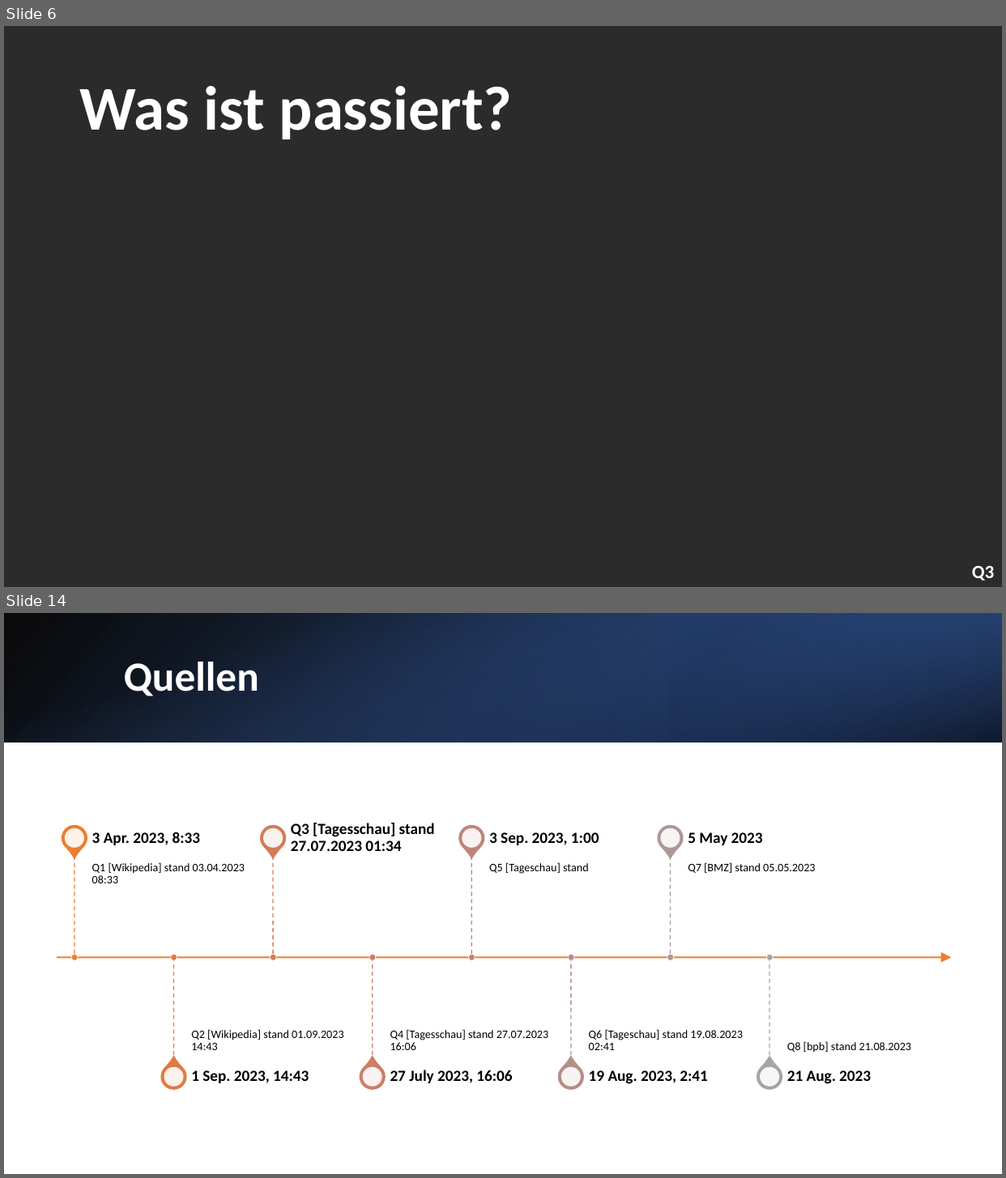
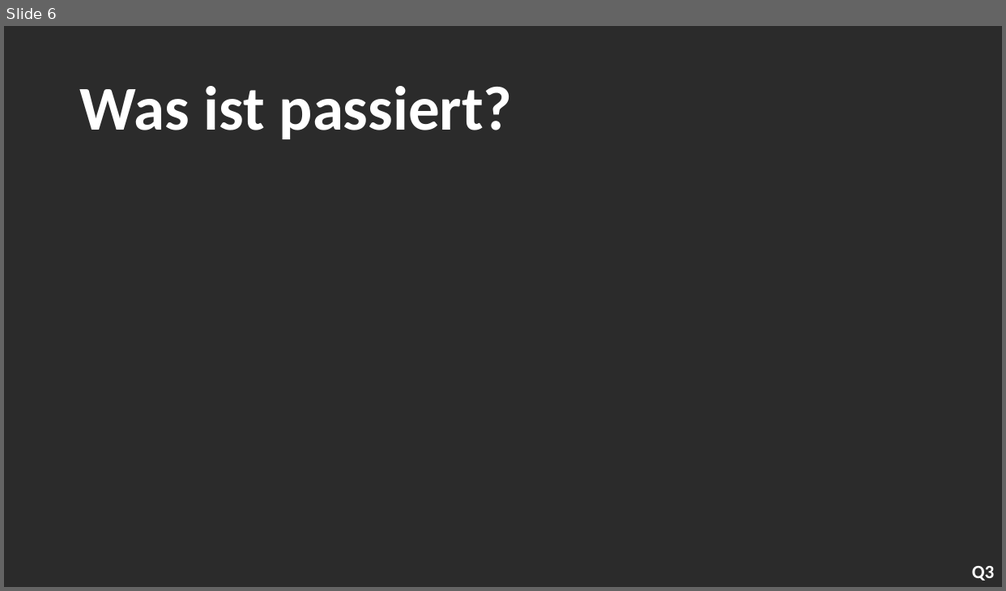
Before and after one commit to AH1M1-Org/School, a slide deck: Gesellschaftslehre/001_Gesellschaftlehre_Wochenbericht.pptx. Shown one above the other, each under a label of ours: slides 6 and 14 before the commit, slide 6 after it; the slides between them are not shown. The pictures are 1006x1178 and 1006x591 pixels, drawn with LibreOffice and Linux fonts; fonts in the diff are those of the drawing; grey boxes stand for pictures; background and template pictures are left out; a plain dark background stands for a picture behind light text. Boxes give left, top, right and bottom in pixels: in the first picture for what was removed or moved away, otherwise in the second. Text is boxed around its words. In the diff, an @@ line names an element or a change of style, - is before the commit and + after.

```diff
--- a/Gesellschaftslehre/001_Gesellschaftlehre_Wochenbericht.pptx
+++ b/Gesellschaftslehre/001_Gesellschaftlehre_Wochenbericht.pptx
@@ slide 14 removed at (4,613,1002,1174), background #FFFFFF @@
@@ rectangle removed at (4,613,1002,742) @@
@@ rectangle removed at (4,613,1002,742) @@
@@ rectangle removed at (670,613,1002,742) @@
@@ title removed at (124,662,259,696) @@
-Quellen
@@ group removed at (57,820,952,1094): 16 ellipses, 15 texts, 8 teardrops, 8 lines, 1 arrow @@
-Q1 [Wikipedia] stand 03.04.2023 08:33
-3 Apr. 2023, 8:33
-Q2 [Wikipedia] stand 01.09.2023 14:43
-1 Sep. 2023, 14:43
-Q3 [Tagesschau] stand 27.07.2023 01:34
-Q4 [Tagesschau] stand 27.07.2023 16:06
-27 July 2023, 16:06
-Q5 [Tageschau] stand
-3 Sep. 2023, 1:00
-Q6 [Tageschau] stand 19.08.2023 02:41
-19 Aug. 2023, 2:41
-Q7 [BMZ] stand 05.05.2023
-5 May 2023
-Q8 [bpb] stand 21.08.2023
-21 Aug. 2023
```
Also in this commit, not shown: 7 slides changed, 5 slides added, 2 other slides removed.
